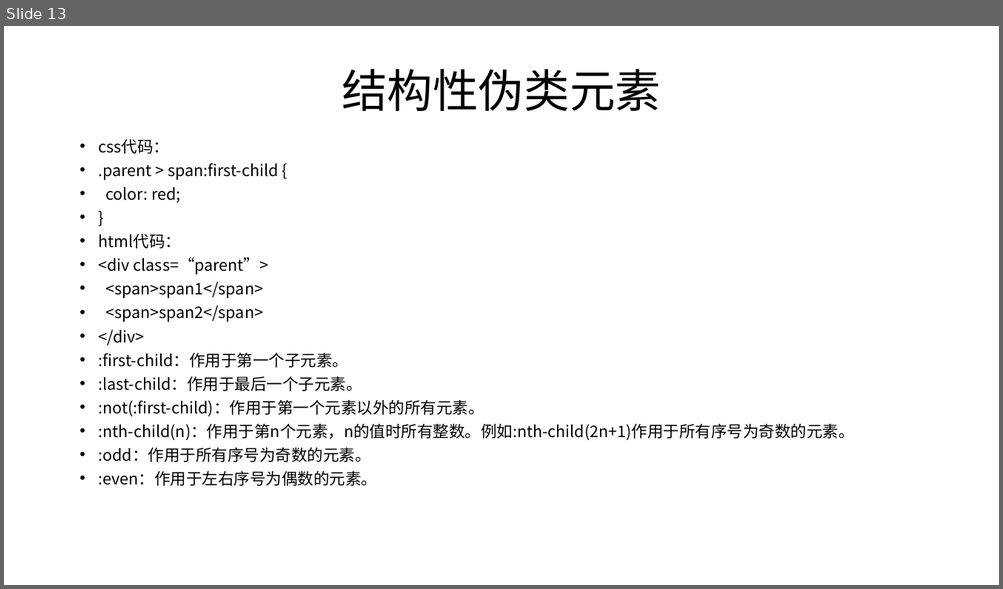
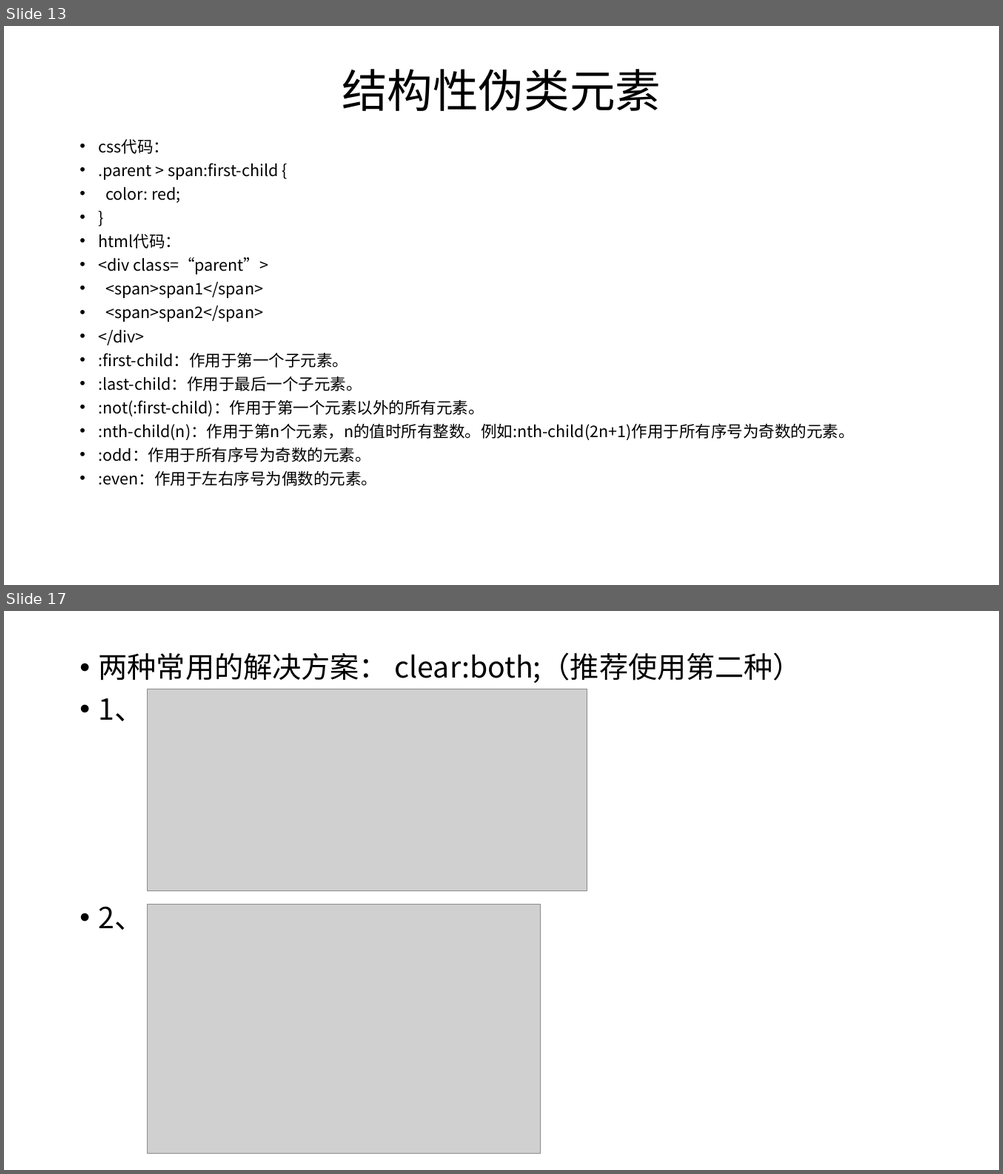
Before and after one commit to 1791317931/html-study, a slide deck: 材料/html/ppt/html-第五章.pptx. Shown one above the other, each under a label of ours: slide 13 before the commit, slides 13 and 17 after it; the slides between them are not shown. The pictures are 1003x589 and 1003x1174 pixels, drawn with LibreOffice and Linux fonts; fonts in the diff are those of the drawing; grey boxes stand for pictures. Boxes give left, top, right and bottom in pixels: in the first picture for what was removed or moved away, otherwise in the second. Text is boxed around its words. In the diff, an @@ line names an element or a change of style, - is before the commit and + after.

```diff
--- a/材料/html/ppt/html-第五章.pptx
+++ b/材料/html/ppt/html-第五章.pptx
@@ slide 17 added at [4,611,999,1170], background #FFFFFF @@
@@ text added at [99,652,802,930], 28 pt, text #000000 @@
+• 两种常用的解决方案： clear:both;（推荐使用第二种）
+• 1、
+• 2、
@@ picture added at [148,689,587,891] @@
@@ picture added at [148,905,540,1154] @@
```
Also in this commit, not shown: 6 other slides added.
